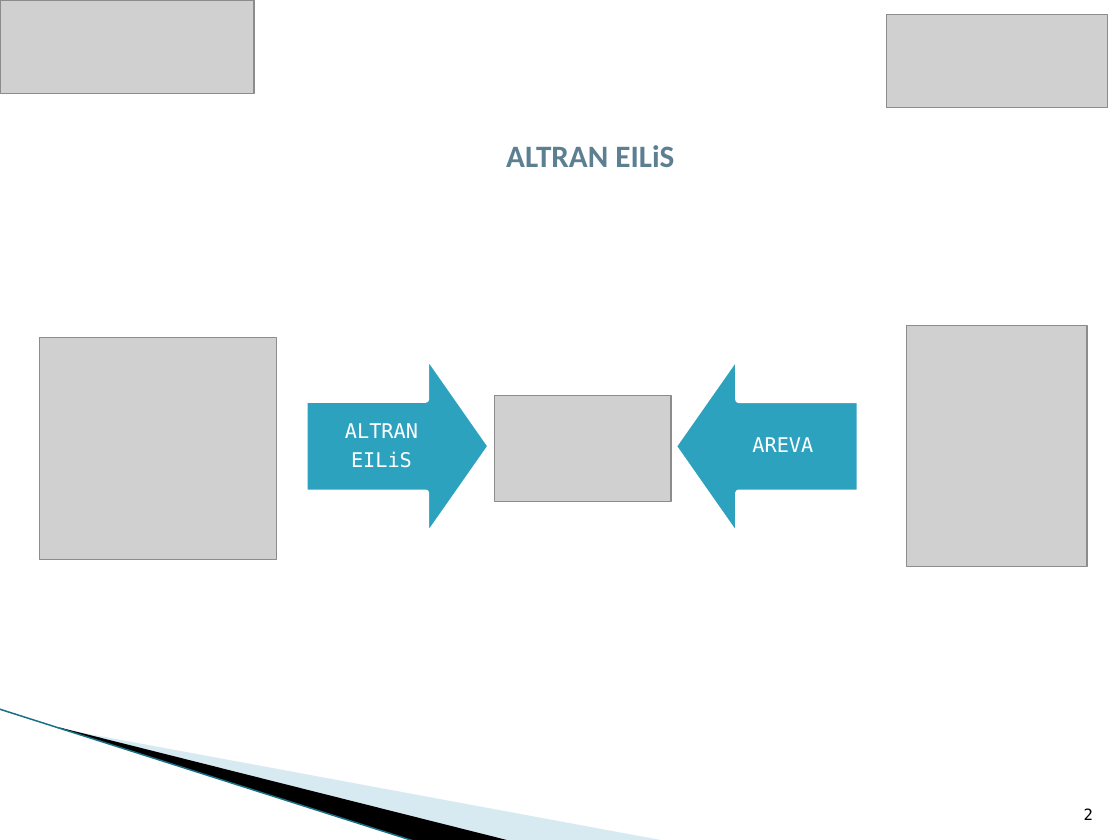
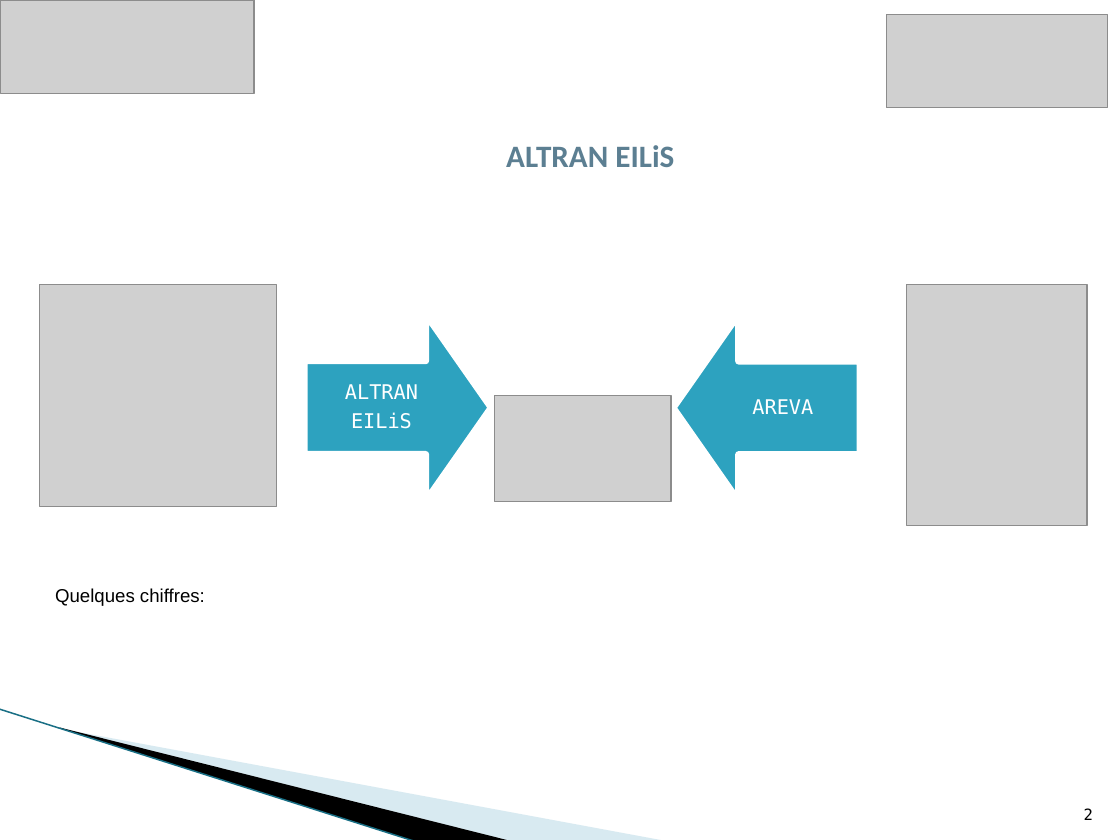
Before and after one commit to phjacquet/physor-smr-fbo, a slide deck: slide 2 of Fabien/ppt soutenance FBO.pptx. Drawn at 1120x840 pixels with LibreOffice and Linux fonts; fonts in the diff are those of the drawing; grey boxes stand for pictures; background and template pictures are left out. Boxes give left, top, right and bottom in pixels: in the first picture for what was removed or moved away, otherwise in the second. Text is boxed around its words. In the diff, an @@ line names an element or a change of style, - is before the commit and + after.

```diff
--- a/Fabien/ppt soutenance FBO.pptx
+++ b/Fabien/ppt soutenance FBO.pptx
@@ picture: place and size @@
-picture at bbox=[39, 337, 276, 559]
+picture at bbox=[39, 284, 276, 506]
@@ 2 texts, 2 down arrows, 1 picture: place and size @@
-2 texts, 2 down arrows, 1 picture at bbox=[305, 326, 1086, 567]
+2 texts, 2 down arrows, 1 picture at bbox=[305, 284, 1086, 525]
@@ text added at bbox=[55, 588, 205, 606], 12 pt, text #000000 @@
+Quelques chiffres:
```
Also in this commit, not shown: 1 other slide changed, 1 other file.
